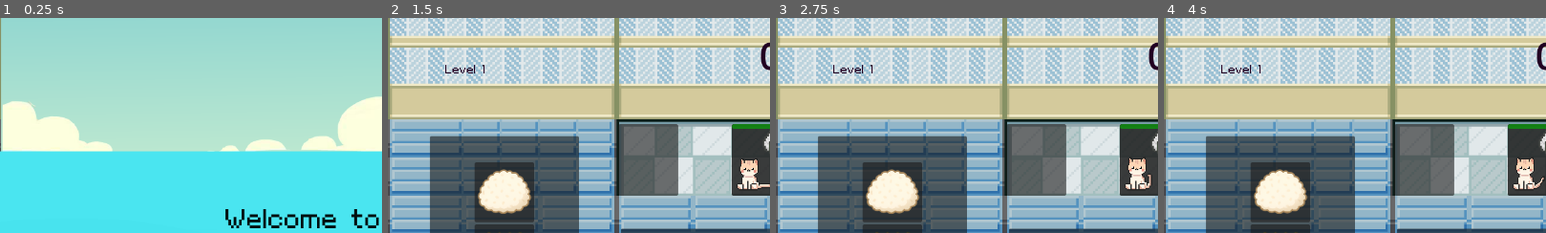
Above: before the commit, frames 1-4 (left to right).
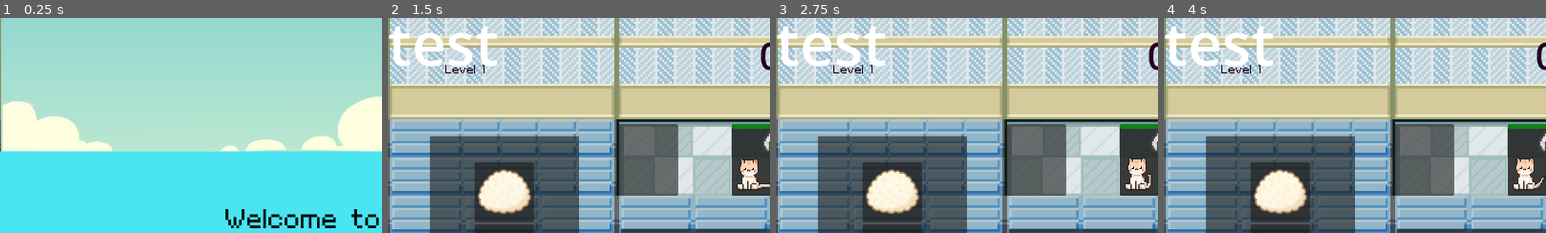
Above: after the commit, the same moments.

Repository: leobarber3/sushiCats
Game: Godot game, scene res://scenes/main.tscn
Same seed, same stepped clock (60 frames per second), same inputs: the game is played once before the commit and once after it.
Inputs:
- Up to frame 1 (0.25 s): no input
- Up to frame 2 (1.5 s): click "🍣Start" at 0.5 s; click "COOK" at 1.25 s
- Up to frame 3 (2.75 s): click "📖" at 2 s
- Up to frame 4 (4 s): click "📖" at 2.75 s; tap Enter (ui_accept) at 3.5 s; hold Right (move_right) from 3.53 s (still down); tap 1 (stop) at 3.6 s; tap Space (jump) at 3.77 s
The pictures show only the part of the screen within x 0-50%, y 4-54%; the shares and areas given below are measured in that part.

The runs differ from the first frame. In frame 2, 2.1% of the frame differs, in the area x 0-29%, y 3-23%; in frame 3, 2.1%; in frame 4, 2.1%.

Commit message:
testing commit with changes on lab pc

Diff:
--- a/scenes/main.tscn
+++ b/scenes/main.tscn
@@ -1016,4 +1016,11 @@
 
 [node name="HUD" parent="." unique_id=675159572 instance=ExtResource("11_ya4ey")]
 
+[node name="Label" type="Label" parent="." unique_id=1733943436]
+z_index = 100
+offset_right = 497.0
+offset_bottom = 192.0
+theme_override_font_sizes/font_size = 100
+text = "test"
+
 [connection signal="timeout" from="Game/GameTimer" to="Game" method="_on_game_timer_timeout"]
